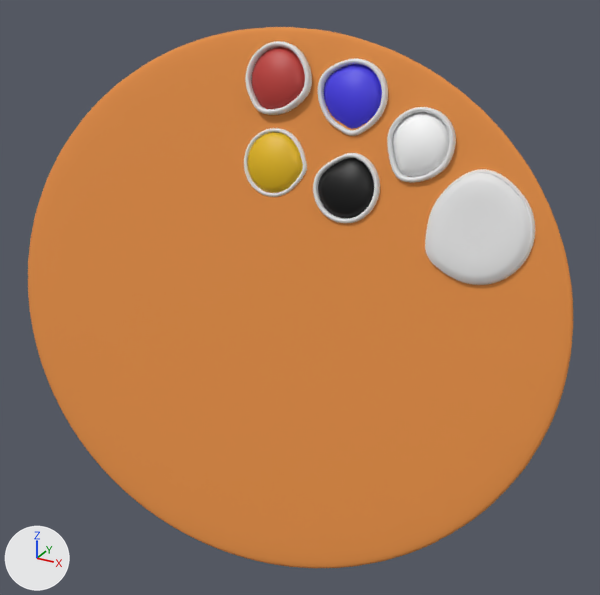
Renders of the FBX model Assets/Models/paintPallet.fbx from each side of a commit.
Both versions are drawn from a 50 mm camera at (2.75, -6.32, 2.53) aimed at (-0.78, 0.1, -0.68). The axes (+X, +Y, +Z) are drawn at lower left. The lights are the same throughout. Where no turn or scale is listed for an object, it has been applied to the vertices.
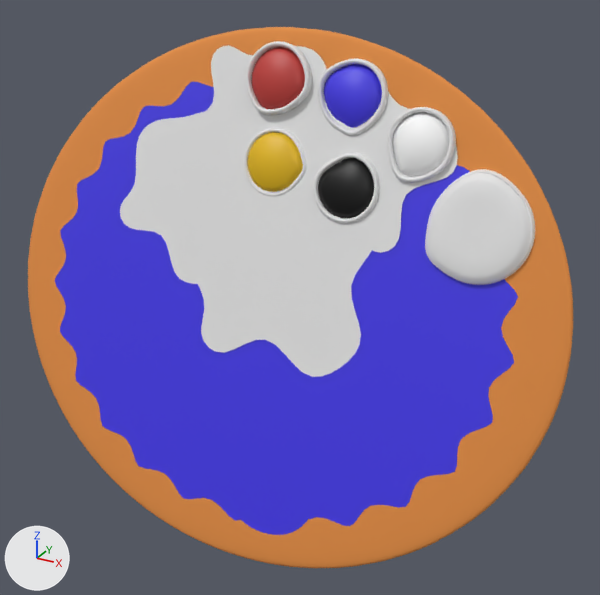
Location of each change, [x1, y1, x2, y2] in pixels of the pictures (600 x 595 px):
part 1 of me_circle_003, added: after [181, 166, 372, 377]
part 2 of me_circle_003, added: after [178, 45, 327, 185]
part 3 of me_circle_003, added: after [273, 88, 458, 253]
part 4 of me_circle_003, added: after [120, 111, 227, 284]
part 5 of me_circle_003, recoloured (orange to blue): [55, 82, 518, 535] in both

The edits, one by one:
Material 'Material.013' (mat_material_013) is new.
Its base color is (0.8, 0.8, 0.8) (white #e7e7e7).
Material 'Material.023' (mat_material_023) is new.
Its base color is (0.8, 0.8, 0.8) (white #e7e7e7).
Material 'Material.024' (mat_material_024) is new.
Its base color is (0.8, 0.8, 0.8) (white #e7e7e7).
Material 'Material.014' (mat_material_014) is new.
Its base color is (0.8, 0.8, 0.8) (white #e7e7e7).
me_circle_003 is used by ob_circle_003; location (0.0, 0.0, 0.0).
me_circle_003 had 4387 vertices, 4565 faces and spanned x -4.06..1.78, y -0.89..0.67, z -3.16..1.73.
me_circle_003 now has 5799 vertices, 5845 faces and spans x -4.06..1.78, y -0.89..0.67, z -3.16..1.73.
me_circle_003 part 1: a new loose piece of 353 vertices spanning x -2.04..-0.01, y -0.36..0.23, z -1.24..0.62, in mat_material_024 (white #e7e7e7).
me_circle_003 part 2: a new loose piece of 353 vertices spanning x -2.22..-0.42, y 0.06..0.55, z 0.05..1.58, in mat_material_023 (white #e7e7e7).
me_circle_003 part 3: a new loose piece of 353 vertices spanning x -1.19..0.6, y 0.05..0.53, z -0.05..1.47, in mat_material_014 (white #e7e7e7).
me_circle_003 part 4: a new loose piece of 353 vertices spanning x -2.83..-1.06, y -0.18..0.34, z -0.65..0.97, in mat_material_013 (white #e7e7e7).
me_circle_003 part 5: 579 faces spanning x -3.61..1.36, y -0.81..0.49, z -2.81..1.38 switch from mat_material_0055 (orange #e48e42) to mat_material_008 (blue #4338e7).
me_circle_003 now uses material mat_material_024 (white #e7e7e7).
me_circle_003 now uses material mat_material_023 (white #e7e7e7).
me_circle_003 now uses material mat_material_014 (white #e7e7e7).
me_circle_003 now uses material mat_material_013 (white #e7e7e7).
